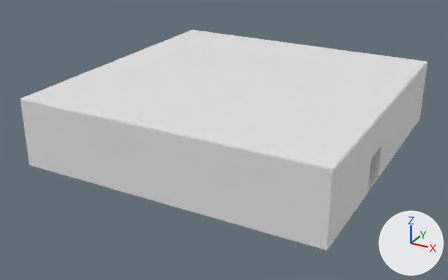
An edit to the Blender file SpookySealTeam7/Assets/blenderAssets/house.blend, drawn before and after from the same camera.
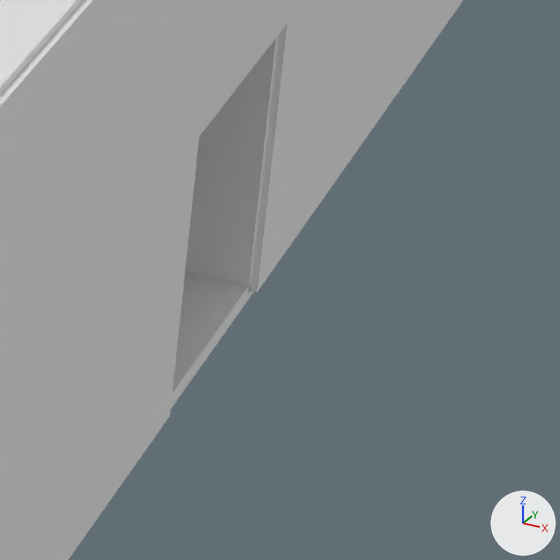
Each version appears first whole from a 50 mm camera at (16.33, -31.87, 15.18) aimed at (-0.6, -1.1, -0.21), and next in a close-up on the part from 77% to 93% of the width and 51% to 75% of the height. Lighting does not change. The marker at lower right points along +X, +Y and +Z.

The first close-up shows 'Cube.004', 'Cube.017', 'groundFloor.001', 'groundFloor.004', 'groundFloor.005', 'groundFloor.007'.
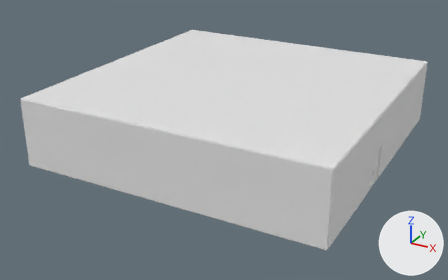
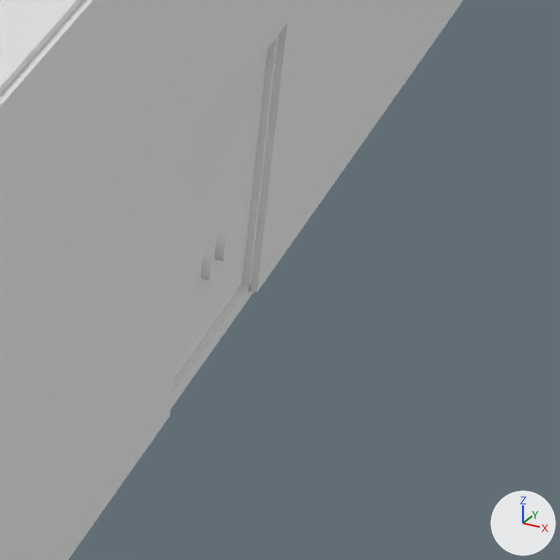
Commit message: full house xbf

Patch to the scene script:
```diff
--- a/SpookySealTeam7/Assets/blenderAssets/house.blend.py
+++ b/SpookySealTeam7/Assets/blenderAssets/house.blend.py
@@ me_cylinder_001 @@
+me_cylinder_001.from_pydata(...)  # a 32-sided cylinder along z spanning x -1.0..1.0, y -1.0..1.0, z -1.0..1.0
@@ ob_cylinder_001 @@
+ob_cylinder_001 = bpy.data.objects.new('Cylinder.001', me_cylinder_001)
+ob_cylinder_001.location = (8.938, -1.826, 0.191)
+ob_cylinder_001.rotation_euler = (0.0, 1.571, 0.0)  # degrees (0, 90, 0)
+ob_cylinder_001.scale = (0.1, 0.05, 0.07)
@@ ob_cylinder @@
+ob_cylinder = bpy.data.objects.new('Cylinder', me_cylinder_001.copy())
+ob_cylinder.location = (8.938, -2.14, 0.191)
+ob_cylinder.rotation_euler = (0.0, 1.571, 0.0)  # degrees (0, 90, 0)
+ob_cylinder.scale = (0.1, 0.05, 0.07)
@@ ob_cube_019 @@
+ob_cube_019 = bpy.data.objects.new('Cube.019', me_cube_040.copy())  # the mesh of ob_cube_017
+ob_cube_019.location = (8.9, -1.5, 0.5)
+ob_cube_019.scale = (0.05, 0.5, 1.0)
@@ ob_cube_018 @@
+ob_cube_018 = bpy.data.objects.new('Cube.018', me_cube_040.copy())  # the mesh of ob_cube_017
+ob_cube_018.location = (8.9, -2.5, 0.5)
+ob_cube_018.scale = (0.05, 0.5, 1.0)
```

Where the change shows, as pixel boxes (x1, y1, x2, y2) in the close-ups (560 x 560 px):
'Cube.019', added
    after: (201, 50, 267, 340)
'Cube.018', added
    after: (174, 103, 226, 378)
'Cylinder', added
    after: (201, 251, 215, 280)
'Cylinder.001', added
    after: (215, 232, 229, 261)
'groundFloor.007', unchanged, covered by the edit
    before: (185, 36, 278, 293)
    after: (242, 36, 278, 291)
'groundFloor.001', unchanged, covered by the edit
    before: (171, 272, 254, 408)
    after: (171, 283, 254, 408)
